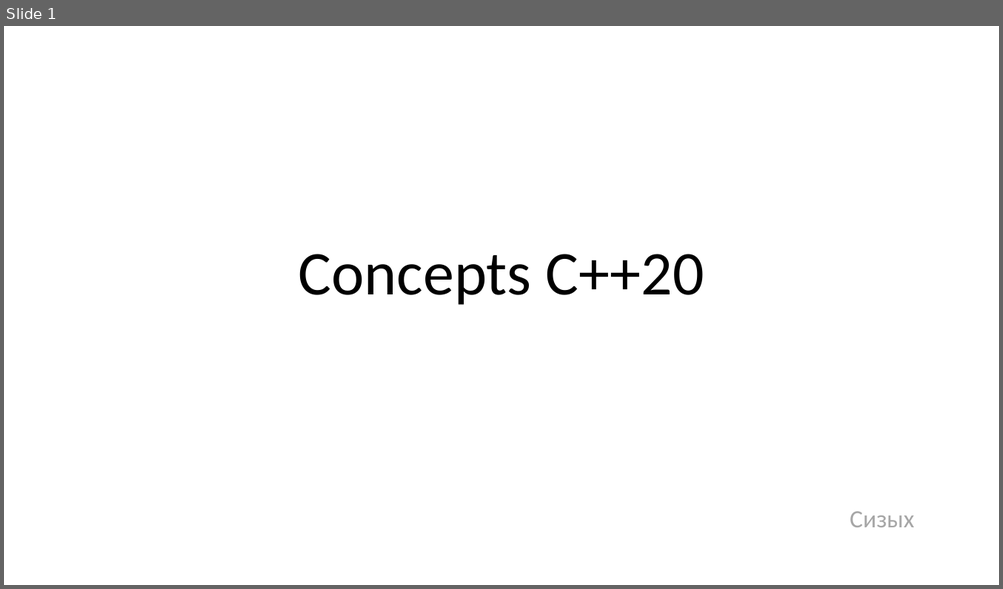
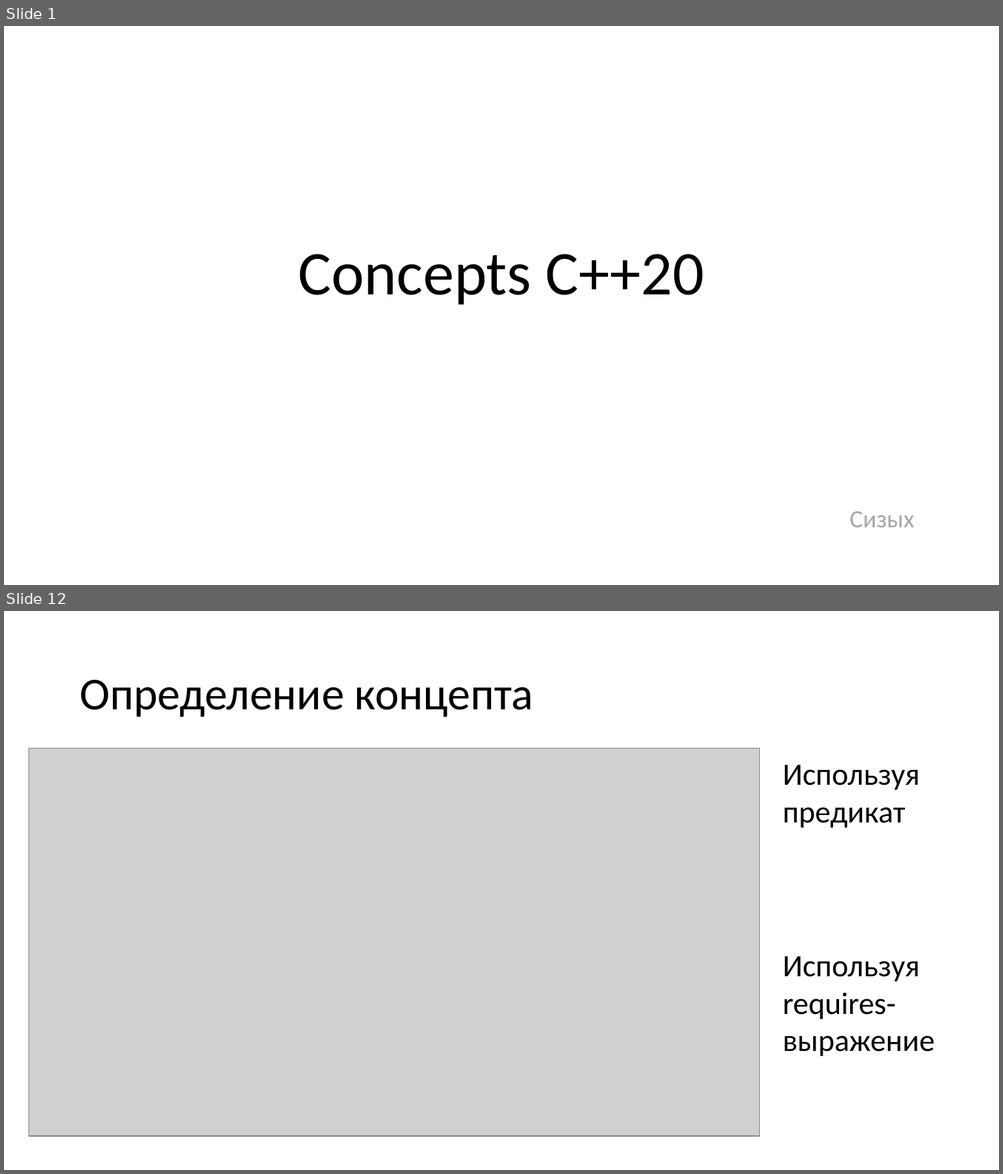
Before and after one commit to PeOpLeRu/Doklad_concepts, a slide deck: concepts.pptx. Shown one above the other, each under a label of ours: slide 1 before the commit, slides 1 and 12 after it; the slides between them are not shown. The pictures are 1003x589 and 1003x1174 pixels, drawn with LibreOffice and Linux fonts; fonts in the diff are those of the drawing; grey boxes stand for pictures. Boxes give left, top, right and bottom in pixels: in the first picture for what was removed or moved away, otherwise in the second. Text is boxed around its words. In the diff, an @@ line names an element or a change of style, - is before the commit and + after.

```diff
--- a/concepts.pptx
+++ b/concepts.pptx
@@ slide 12 added at <box>4,611,999,1170</box>, background #FFFFFF @@
@@ title added at <box>79,680,534,717</box>, 44 pt, text #000000 @@
+Определение концепта
@@ picture added at <box>28,749,759,1136</box> @@
@@ text added at <box>782,765,919,828</box>, 30 pt, text #000000 @@
+Используя предикат
@@ text added at <box>782,957,934,1056</box>, 30 pt, text #000000 @@
+Используя requires-выражение
```
Also in this commit, not shown: 19 other slides added, 7 slides removed.
